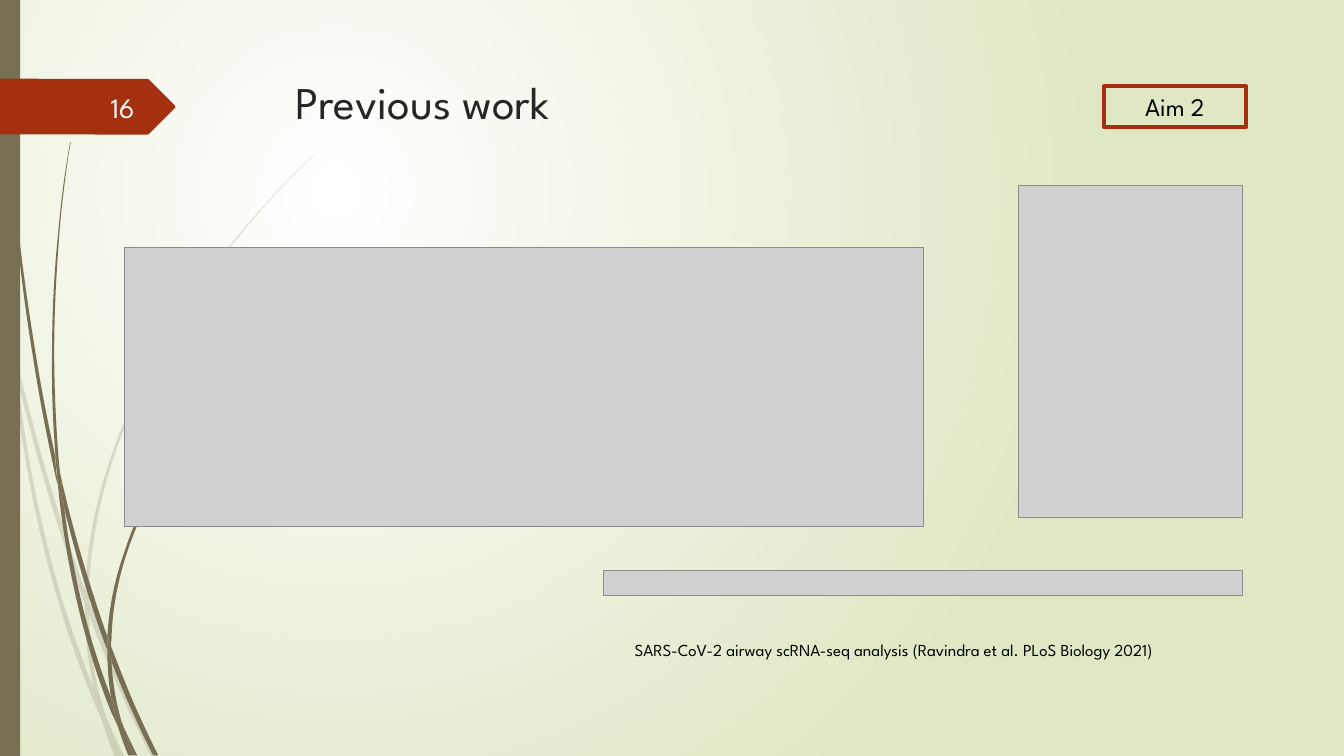
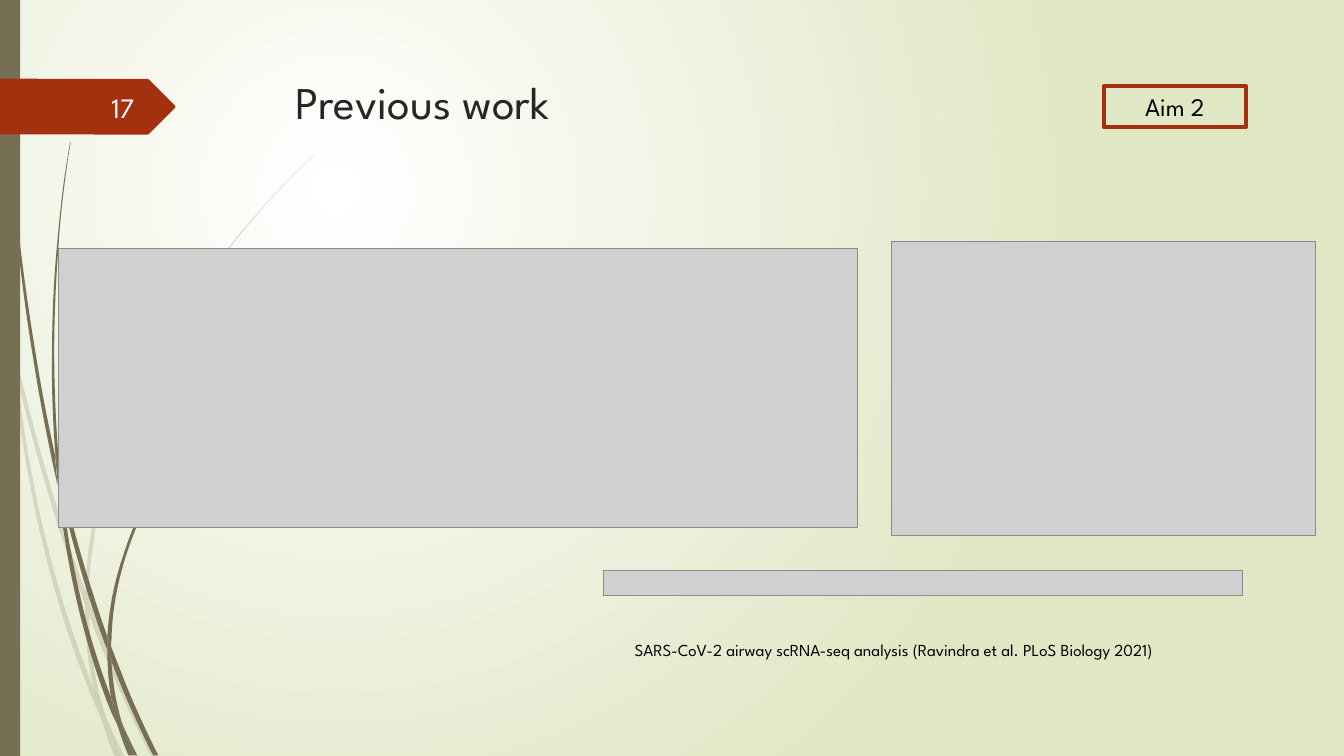
Before and after one commit to Lai-jun-yan/Academia-Sinica-internship-project, a slide deck: slide 17 of 暑期實習進度報告/presentation_final.pptx (slide 16 before the commit). Drawn at 1344x756 pixels with LibreOffice and Linux fonts; fonts in the diff are those of the drawing; grey boxes stand for pictures. Boxes give left, top, right and bottom in pixels: in the first picture for what was removed or moved away, otherwise in the second. Text is boxed around its words. In the diff, an @@ line names an element or a change of style, - is before the commit and + after.

```diff
--- a/暑期實習進度報告/presentation_final.pptx
+++ b/暑期實習進度報告/presentation_final.pptx
@@ page number at (111,99,134,118): text changed @@
-16
+17
@@ picture removed at (1019,186,1243,518) @@
@@ picture: place and size @@
-picture at (125,247,924,526)
+picture at (58,249,857,528)
@@ picture added at (892,241,1317,535) @@
```
Also in this commit, not shown: 7 other slides changed, 1 slide added.
